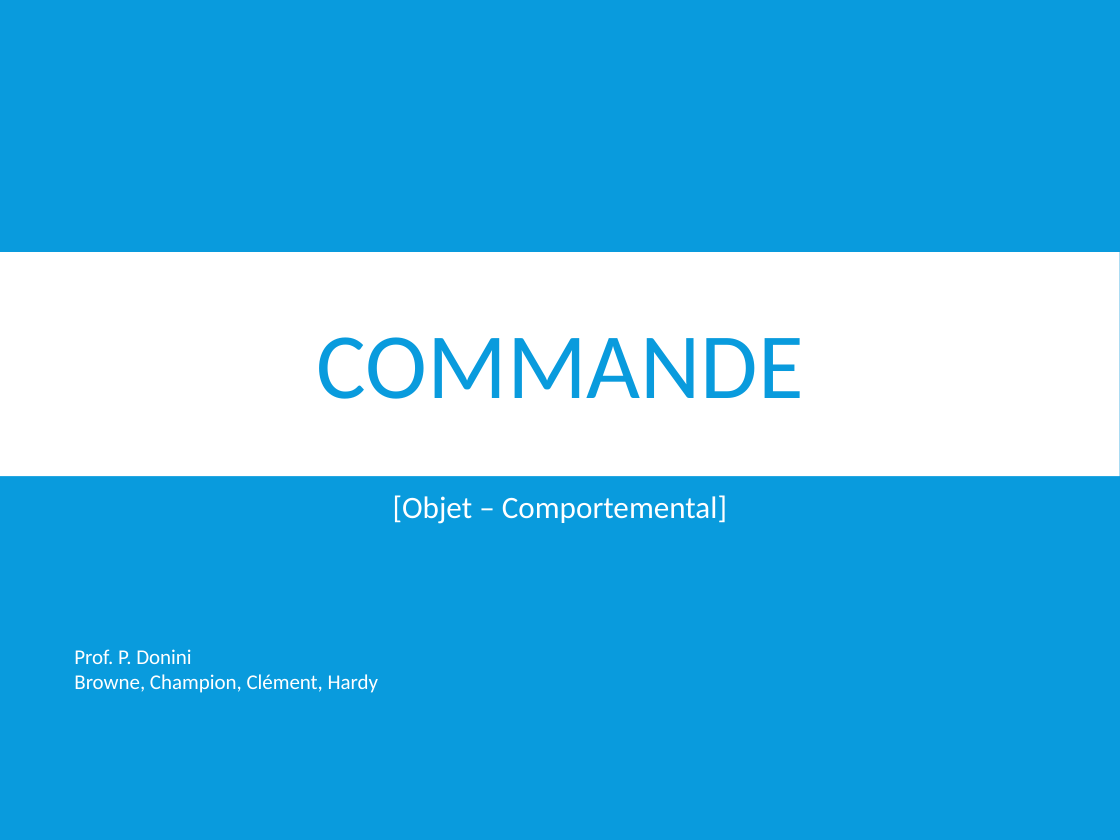
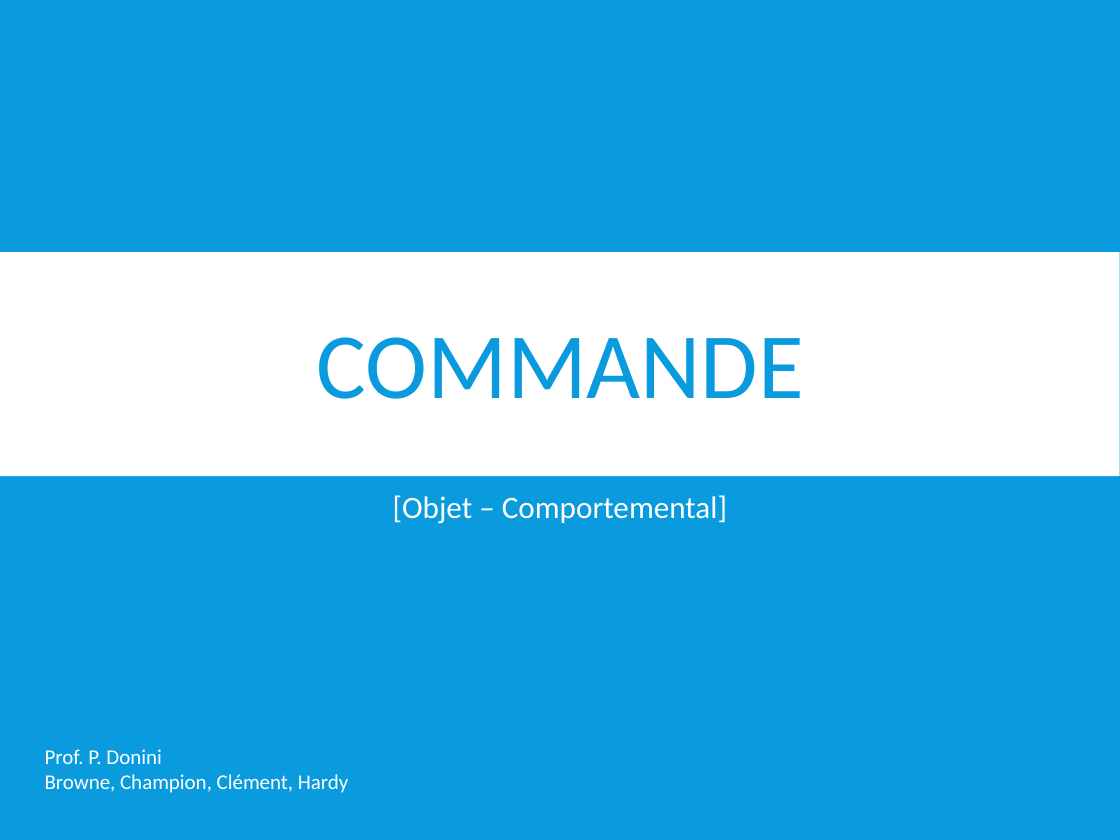
Before and after one commit to BastienClement/Sokonet, a slide deck: slide 1 of Commande.pptx. Drawn at 1120x840 pixels with LibreOffice and Linux fonts; fonts in the diff are those of the drawing. Boxes give left, top, right and bottom in pixels: in the first picture for what was removed or moved away, otherwise in the second. Text is boxed around its words. In the diff, an @@ line names an element or a change of style, - is before the commit and + after.

```diff
--- a/Commande.pptx
+++ b/Commande.pptx
@@ text "Prof. P. Donini": place and size @@
-text "Prof. P. Donini" at (74,649,379,693)
+text "Prof. P. Donini" at (45,749,349,793)
```
